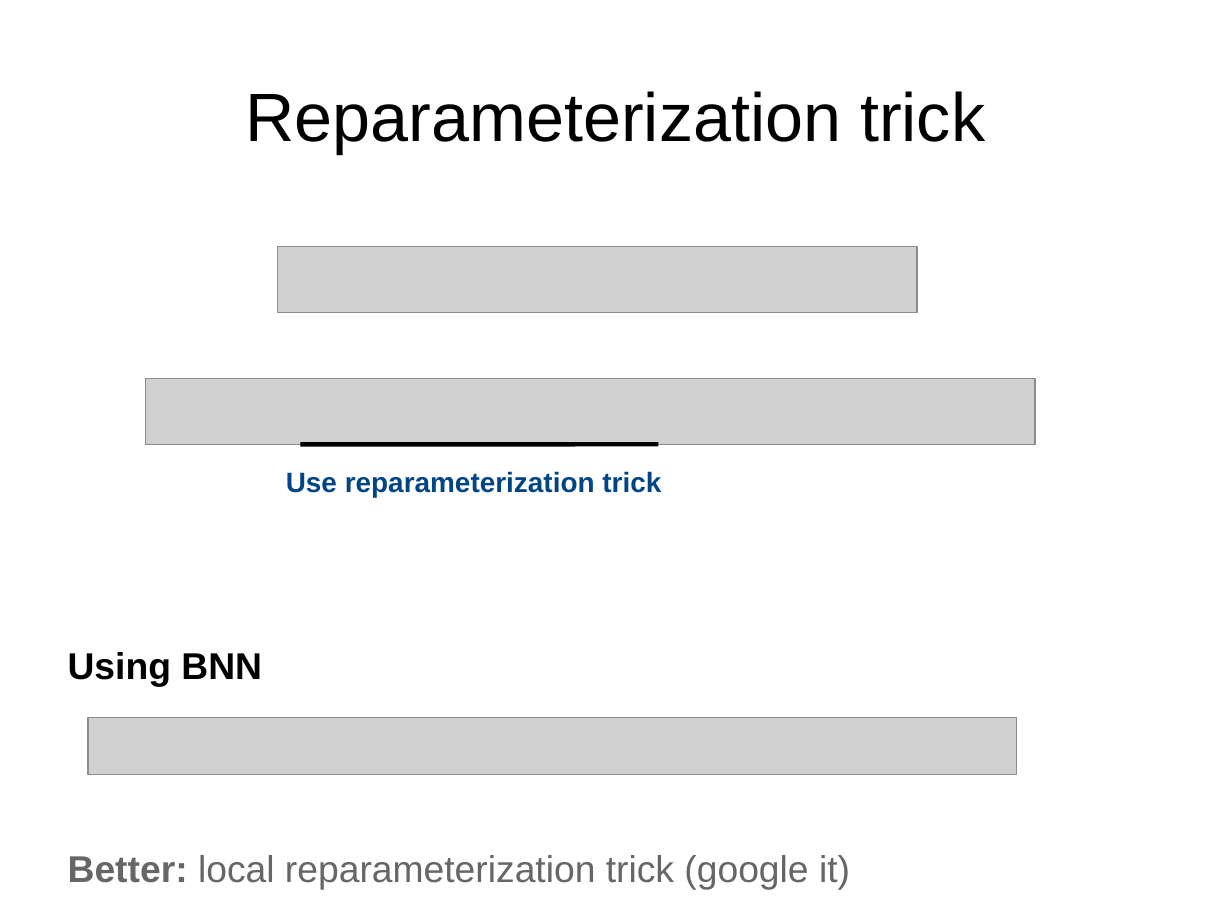
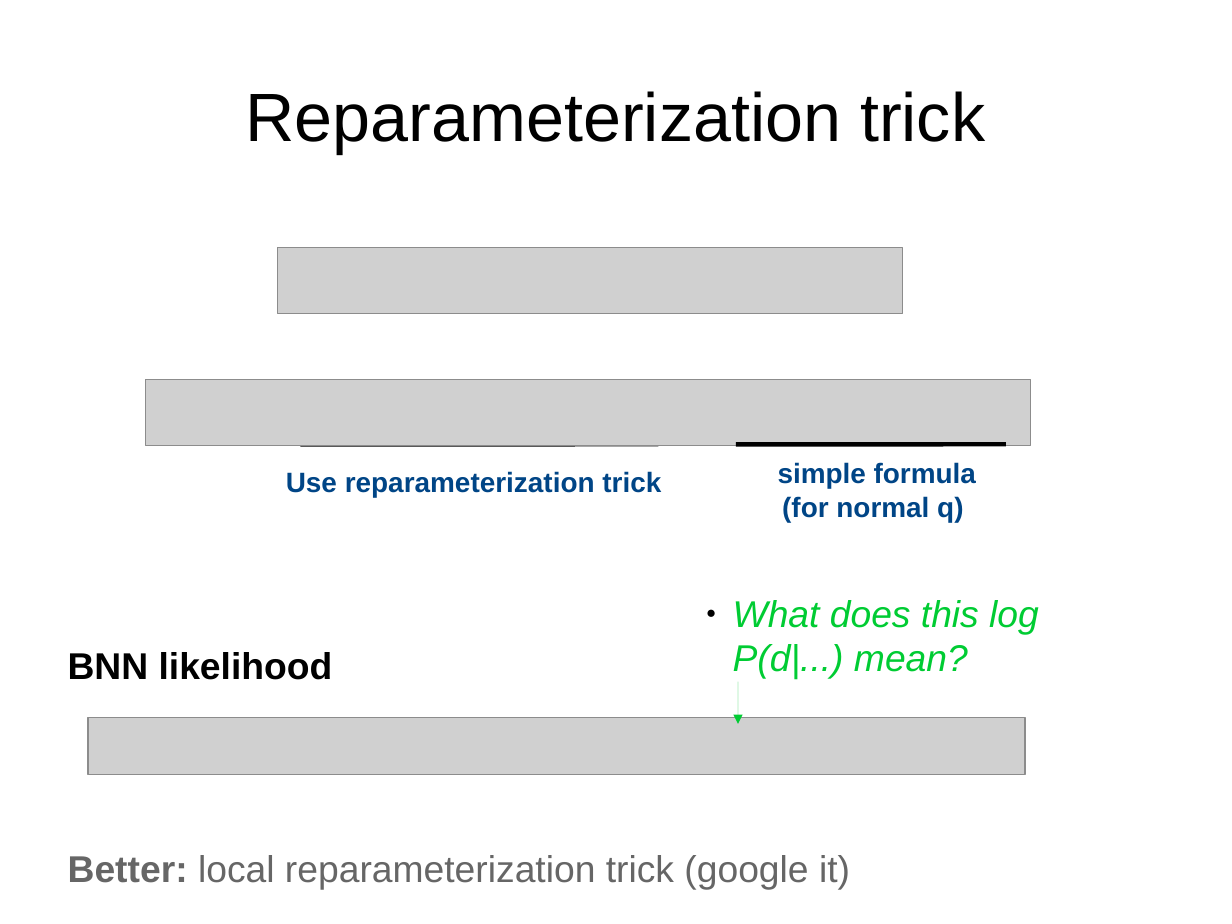
Before and after one commit to justheuristic/picsart_rl, a slide deck: slide 37 of day4/lecture_part1.odp. Drawn at 1232x924 pixels with LibreOffice and Linux fonts; fonts in the diff are those of the drawing; grey boxes stand for pictures. Boxes give left, top, right and bottom in pixels: in the first picture for what was removed or moved away, otherwise in the second. Text is boxed around its words. In the diff, an @@ line names an element or a change of style, - is before the commit and + after.

Commit message:
fix lecture titles, minor typos, major typos, etc.

```diff
--- a/day4/lecture_part1.odp
+++ b/day4/lecture_part1.odp
@@ picture: place and size @@
-picture at <box>277,246,918,312</box>
+picture at <box>277,247,902,313</box>
@@ picture: place and size @@
-picture at <box>145,378,1035,444</box>
+picture at <box>145,379,1031,445</box>
@@ line added from (1006, 444) to (737, 444), #000000 2.89 pt @@
@@ text added at <box>778,462,976,522</box>, 18 pt, text #004586, bold @@
+simple formula
+(for normal q)
@@ text added at <box>733,600,1039,679</box>, 24 pt, text #00CC33, italic @@
+● What does this log P(d|...) mean?
@@ text at <box>68,652,333,680</box>: text changed @@
-Using BNN
+BNN likelihood
@@ arrow added from (738, 682) to (738, 724), #00CC33 0 pt @@
@@ picture: place and size @@
-picture at <box>88,718,1017,775</box>
+picture at <box>88,718,1025,775</box>
```
Also in this commit, not shown: 14 other slides changed, 3 slides added, 2 slides removed, 2 other files.
